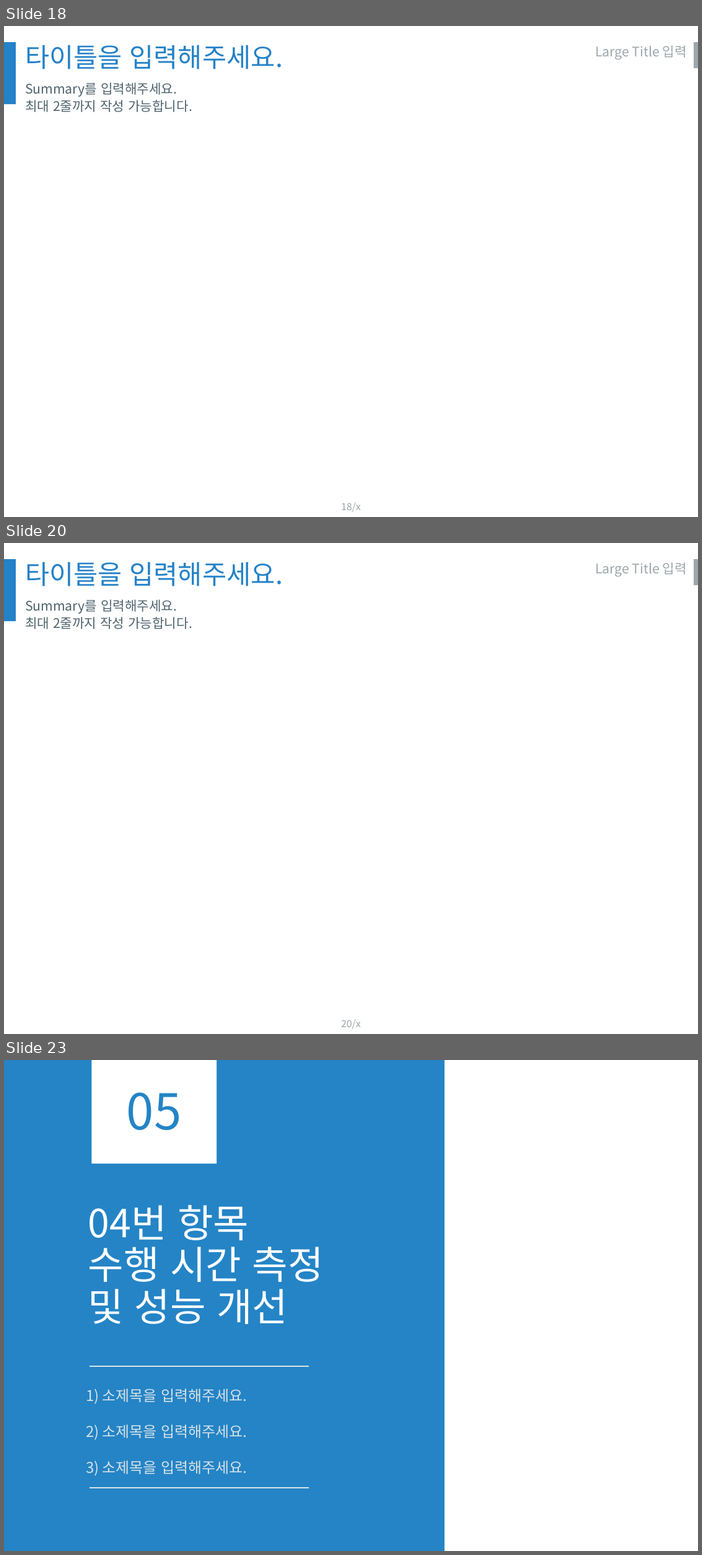
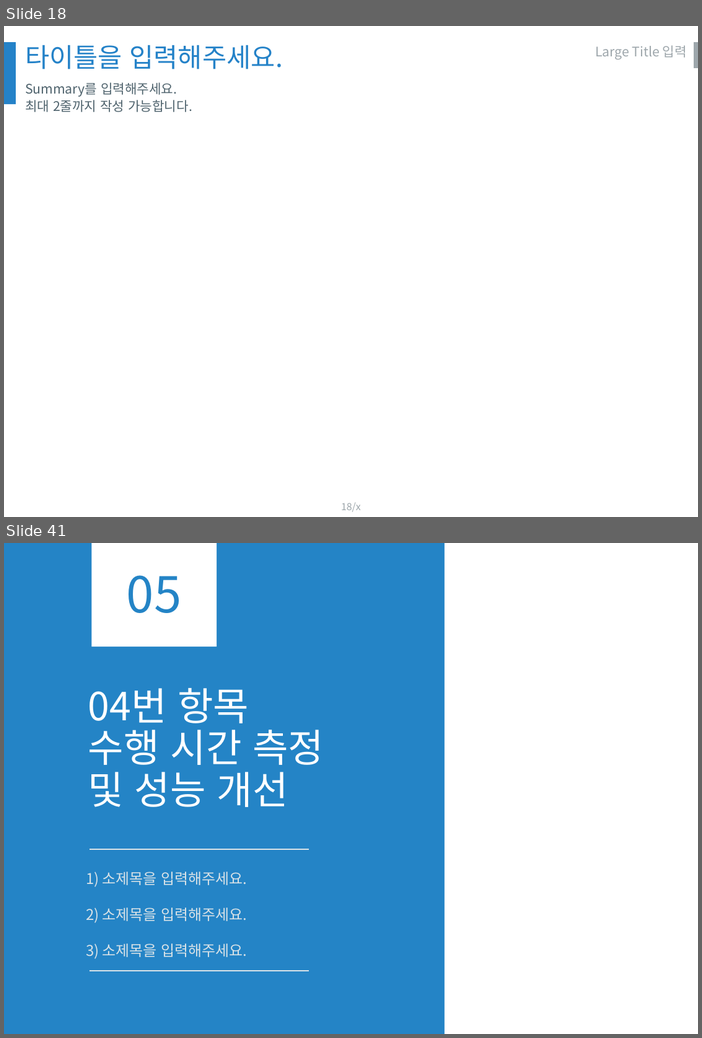
Before and after one commit to olmas70/slides, a slide deck: BO_스키마_트랜잭션_실증_보고서.pptx. Shown one above the other, each under a label of ours: slides 18, 20 and 23 before the commit, slides 18 and 41 after it; the slides between them are not shown. The pictures are 702x1555 and 702x1038 pixels, drawn with LibreOffice and Linux fonts; fonts in the diff are those of the drawing; background and template pictures are left out. Boxes give left, top, right and bottom in pixels: in the first picture for what was removed or moved away, otherwise in the second. Text is boxed around its words. In the diff, an @@ line names an element or a change of style, - is before the commit and + after.

```diff
--- a/BO_스키마_트랜잭션_실증_보고서.pptx
+++ b/BO_스키마_트랜잭션_실증_보고서.pptx
@@ slide 20 removed at bbox=[4, 543, 698, 1034], background #FFFFFF; not listed: 3 template elements that a slide beside it also shows @@
@@ text removed at bbox=[25, 562, 283, 586] @@
-타이틀을 입력해주세요.
@@ text removed at bbox=[595, 562, 687, 576] @@
-Large Title 입력
@@ text removed at bbox=[25, 599, 192, 629] @@
-Summary를 입력해주세요.
-최대 2줄까지 작성 가능합니다.
@@ what was slide 23 is now slide 41 @@
```
Also in this commit, not shown: 2 slides changed, 20 slides added, 1 other slide removed.
